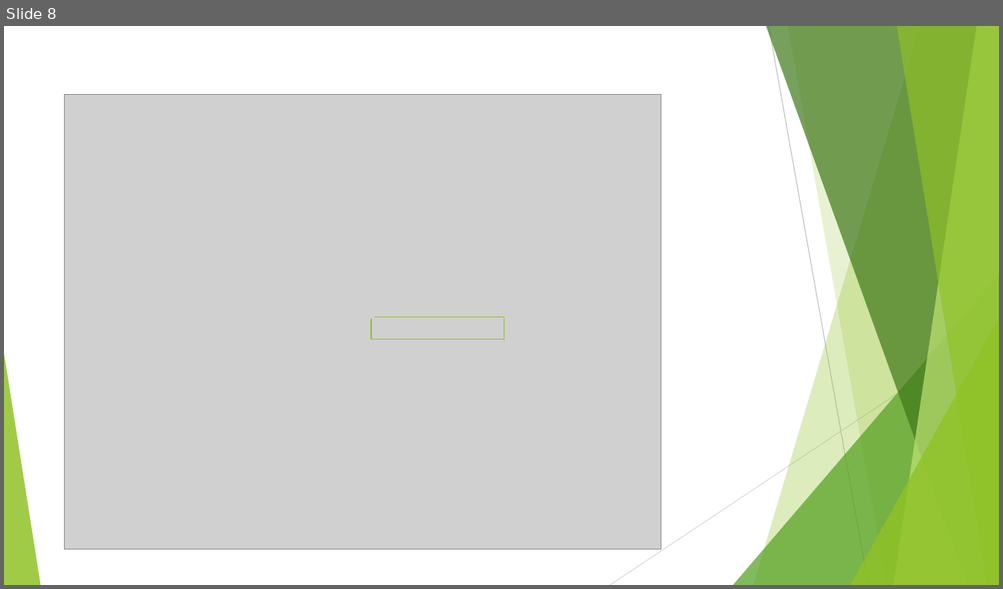
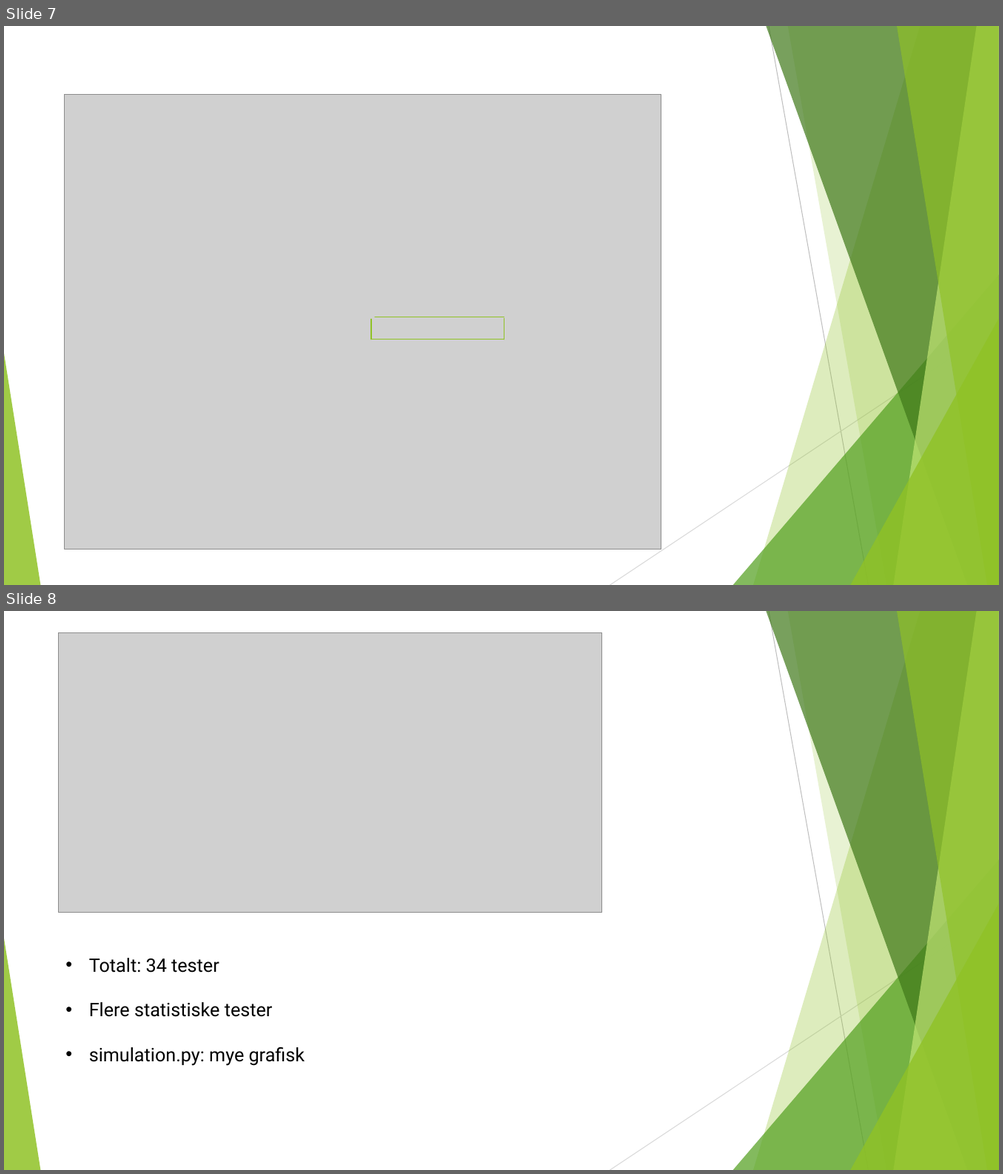
Before and after one commit to larly77/biosim-project, a slide deck: presentation/presbiosim.pptx. Shown one above the other, each under a label of ours: slide 8 before the commit, slides 7 and 8 after it. The pictures are 1003x589 and 1003x1174 pixels, drawn with LibreOffice and Linux fonts; fonts in the diff are those of the drawing; grey boxes stand for pictures. Boxes give left, top, right and bottom in pixels: in the first picture for what was removed or moved away, otherwise in the second. Text is boxed around its words. In the diff, an @@ line names an element or a change of style, - is before the commit and + after.

```diff
--- a/presentation/presbiosim.pptx
+++ b/presentation/presbiosim.pptx
@@ slide 8 added at bbox=[4, 611, 999, 1170], background #FFFFFF; not listed: 10 template elements that a slide beside it also shows @@
@@ picture added at bbox=[59, 632, 602, 912] @@
@@ text added at bbox=[89, 958, 305, 1066], 18 pt, text #000000 @@
+• Totalt: 34 tester
+• Flere statistiske tester
+• simulation.py: mye grafisk
@@ what was slide 8 is now slide 7 @@
```
Also in this commit, not shown: 4 slides changed, 4 other slides added, 1 slide removed.
